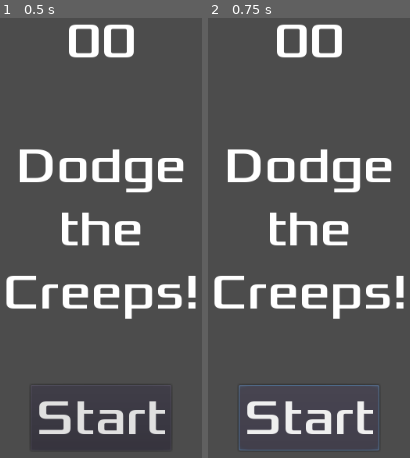
Above: before the commit, frames 1-2 (left to right).
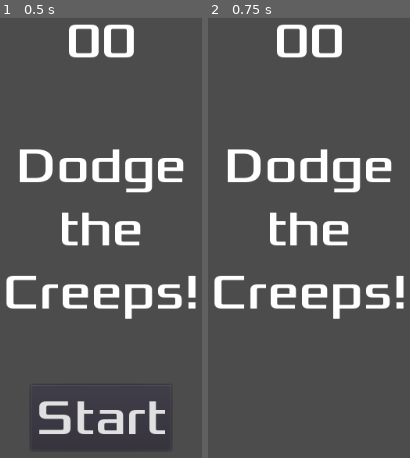
Above: after the commit, the same moments.

Repository: peter201943/dodge-the-creeps
Game: Godot game, scene res://scene/Main.tscn
The game is run twice, just before and just after one commit, with the same random seed, the same clock (stepped at 60 frames per second) and the same inputs.
Inputs:
- Up to frame 1 (0.5 s): no input
- Up to frame 2 (0.75 s): click "Start" at 0.5 s

Frame 1 is identical in both runs. In frame 2, 2.4% of the frame differs, in the area x 15-85%, y 83-99%.

Commit message:
Finish with HUD script

Diff:
--- a/scene/Main.tscn
+++ b/scene/Main.tscn
@@ -100,4 +100,6 @@
 }
 
 [node name="MessageDelay" type="Timer" parent="HUD"]
+wait_time = 2.0
+one_shot = true
 [connection signal="hit" from="Player" to="." method="game_over"]
--- a/script/HUD.gd
+++ b/script/HUD.gd
@@ -1,3 +1,5 @@
+
+
 
 
 # SETUP
@@ -5,30 +7,81 @@
 # Render Messages to the player, such as "you win" and "game over"
 
 
+
+
 # SIGNALS
 signal start_game							# Signal the `Main` to start the game
+
+
 
 
 # CONSTANTS
 const message_label_name := "Message"		# What we call the label
 const message_timer_name := "MessageDelay"	# What we call the timer
+const start_button_name := "Start"			# What we call the button
+const score_label_name := "Score"			# What we call the score
+
+
 
 
 # VARIABLES
 var message_label							# How we show a message
 var message_timer							# How we wait to show a message
+var start_button							# How we know the player is ready
+var score_label								# How the player knows their score
+
+
 
 
 # LIFECYCLES
 func _ready() -> void:
-	# Assigns the label and timer
+	_load_names()
+	_connect_signals()
+
+
+
+
+# LOAD HELPERS
+func _load_names():
+	# Assigns the labels and timers
 	message_label = self.get_node(message_label_name)
 	message_timer = self.get_node(message_timer_name)
+	start_button = self.get_node(start_button_name)
+	score_label = self.get_node(score_label_name)
+
+func _connect_signals():
+	# Connects the timer and button
+	message_timer.connect("timeout", self, "_hide_message")
+	start_button.connect("pressed", self, "_hide_button")
 
 
-# HELPERS
+
+
+# DISPLAY HELPERS
 func show_message(text: String) -> void:
 	# Temporarily displays a message to the player
 	message_label.text = text
 	message_label.show()
 	message_label.start()
+
+func show_game_over():
+	# Displays when player loses
+	show_message("Game Over")
+	yield(message_timer, "timeout")
+	message_label.text = "Dodge the\nCreeps!"
+	message_label.show()
+	yield(get_tree().create_timer(1), "timeout")
+	start_button.show()
+
+func update_score(score: int):
+	# Updates the score label with this score
+	score_label.text = str(score)
+
+func _hide_button():
+	# Player is ready to start the game
+	start_button.hide()
+	emit_signal("start_game")
+
+func _hide_message():
+	# When a message has been displayed for long enough
+	message_label.hide()
